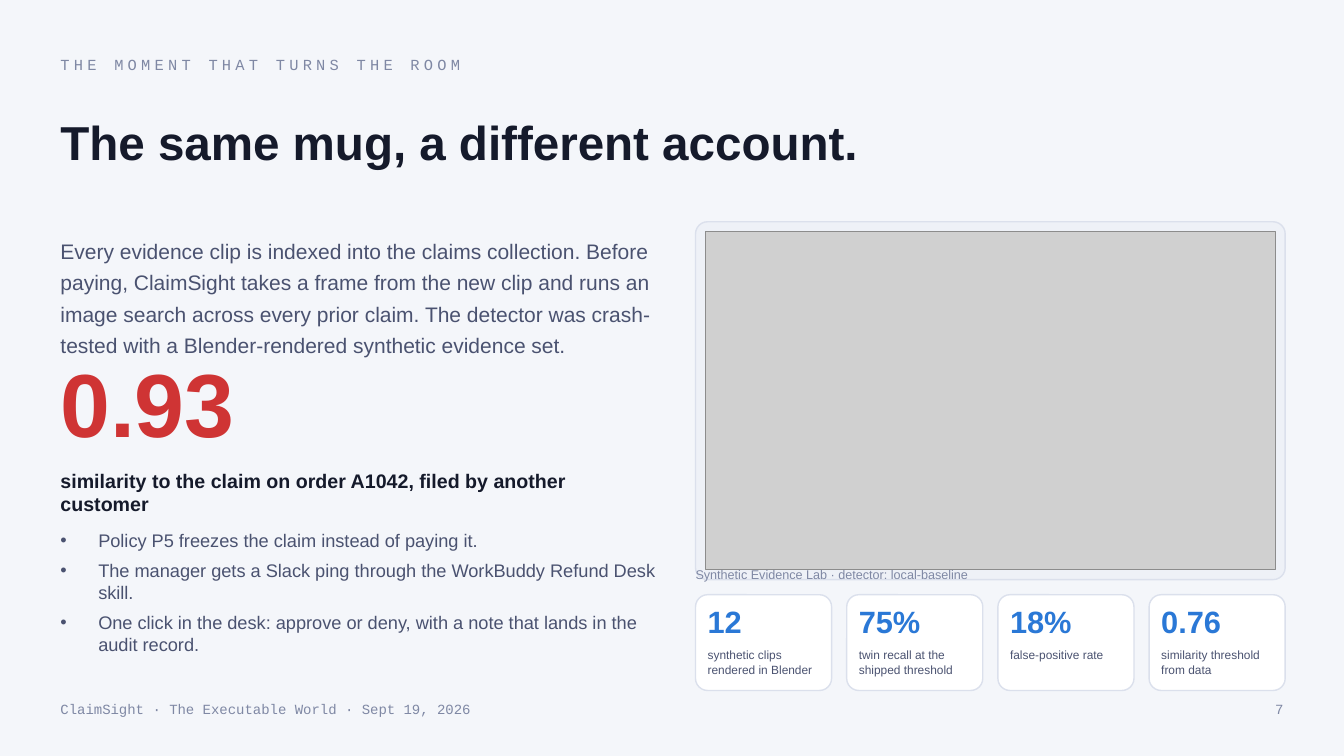
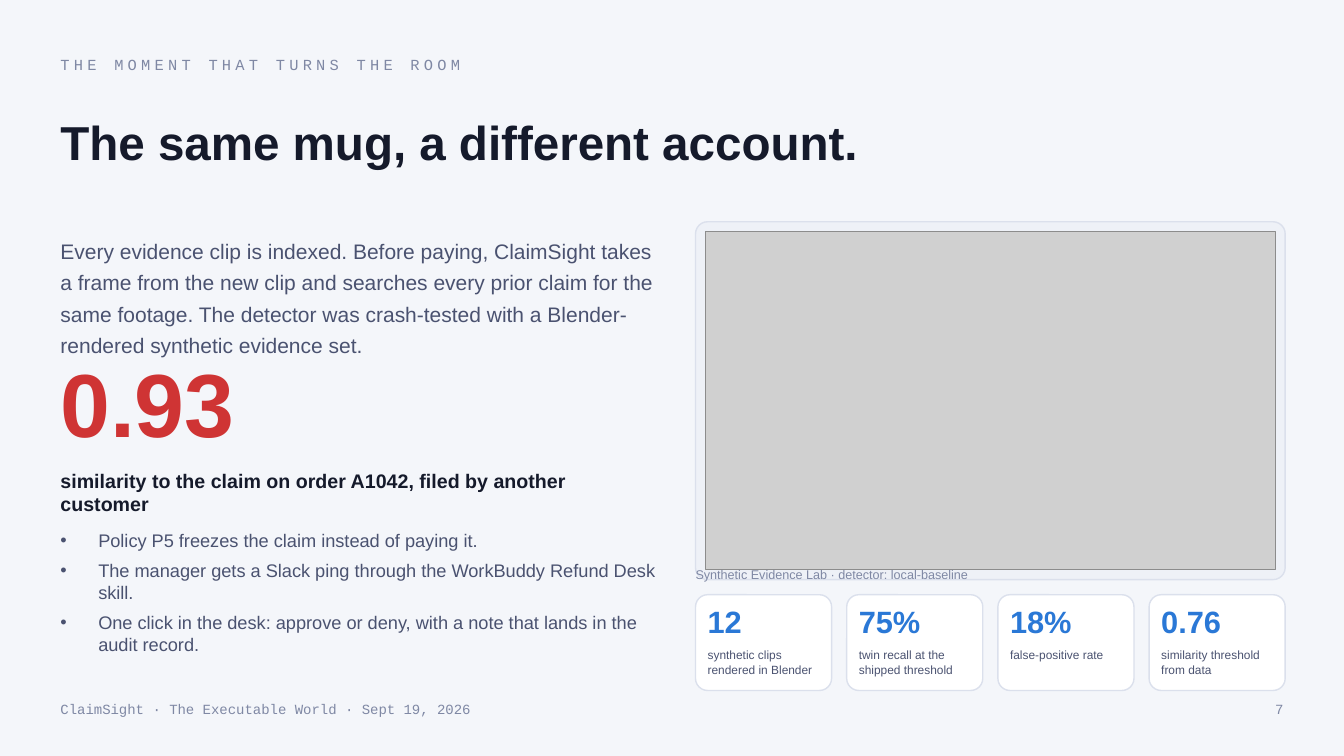
Before and after one commit to vnmoorthy/claimsight, a slide deck: slide 7 of docs/deck/ClaimSight-deck.pptx. Drawn at 1344x756 pixels with LibreOffice and Linux fonts; fonts in the diff are those of the drawing; grey boxes stand for pictures. Boxes give left, top, right and bottom in pixels: in the first picture for what was removed or moved away, otherwise in the second. Text is boxed around its words. In the diff, an @@ line names an element or a change of style, - is before the commit and + after.

```diff
--- a/docs/deck/ClaimSight-deck.pptx
+++ b/docs/deck/ClaimSight-deck.pptx
@@ text at <box>60,244,652,357</box>: text changed @@
-Every evidence clip is indexed into the claims collection. Before paying, ClaimSight takes a frame from the new clip and runs an image search across every prior claim. The detector was crash-tested with a Blender-rendered synthetic evidence set.
+Every evidence clip is indexed. Before paying, ClaimSight takes a frame from the new clip and searches every prior claim for the same footage. The detector was crash-tested with a Blender-rendered synthetic evidence set.
```
Also in this commit, not shown: 4 other slides changed, 26 other files.
